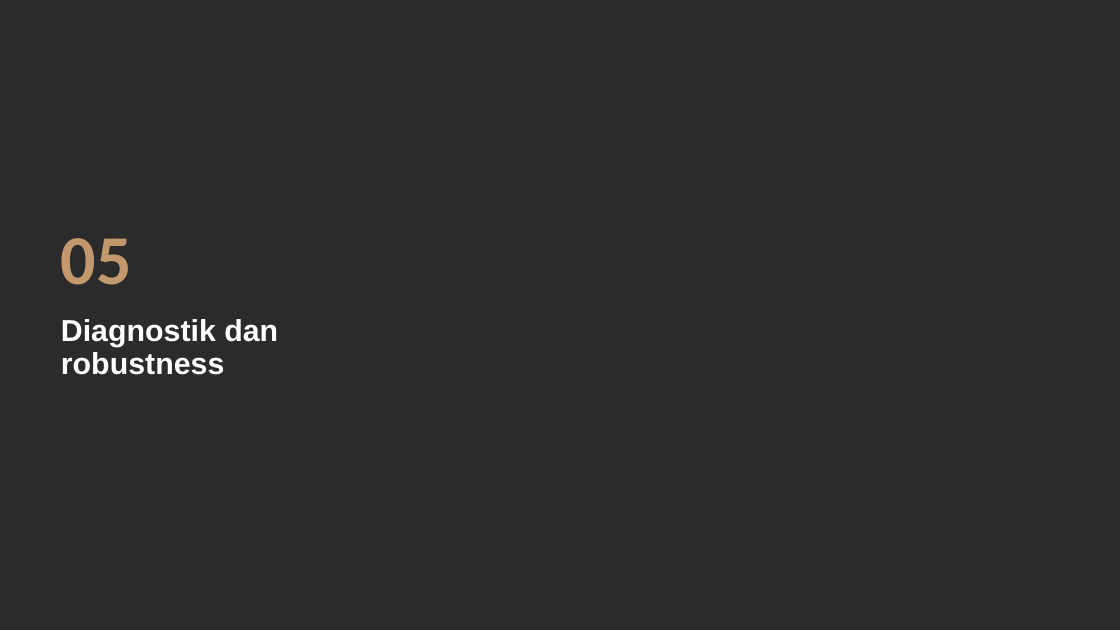
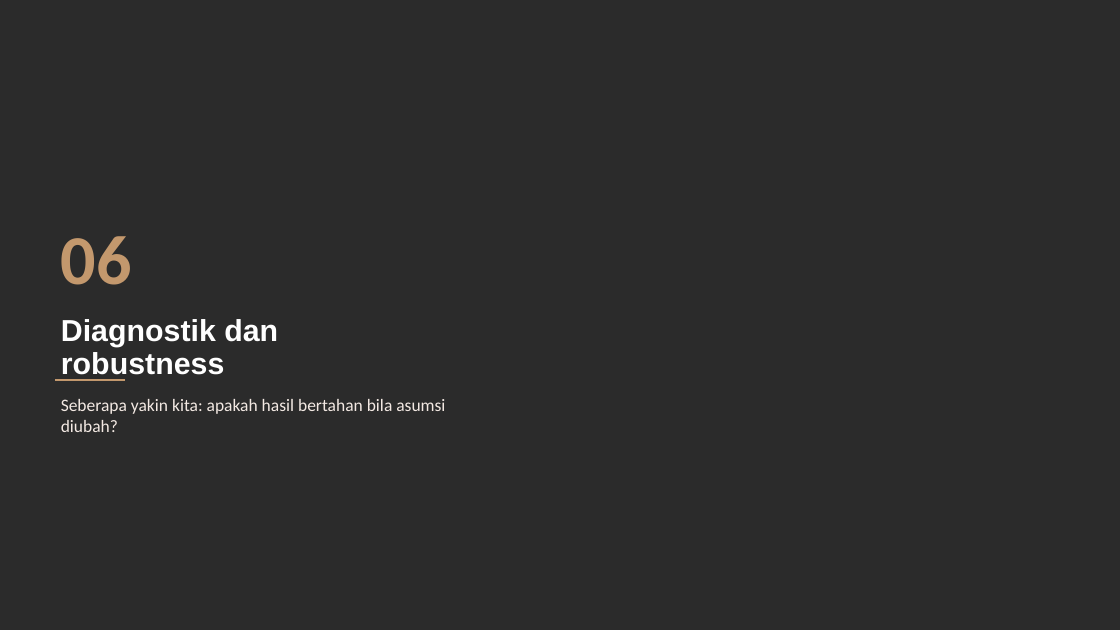
Before and after one commit to muhamadhaikal128/Pengaruh-Depresiasi-Rupiah-Terhadap-Trade-Balance, a slide deck: slide 37 of Haikal/output/3_ppt/Depresiasi_Rupiah_Trade_Balance.pptx (slide 30 before the commit). Drawn at 1120x630 pixels with LibreOffice and Linux fonts; fonts in the diff are those of the drawing; background and template pictures are left out; a plain dark background stands for a picture behind light text. Boxes give left, top, right and bottom in pixels: in the first picture for what was removed or moved away, otherwise in the second. Text is boxed around its words. In the diff, an @@ line names an element or a change of style, - is before the commit and + after.

```diff
--- a/Haikal/output/3_ppt/Depresiasi_Rupiah_Trade_Balance.pptx
+++ b/Haikal/output/3_ppt/Depresiasi_Rupiah_Trade_Balance.pptx
@@ text at <box>61,236,132,285</box>: text changed @@
-05
+06
@@ line added from (55, 381) to (125, 381), #C3986D 2 pt @@
@@ text added at <box>61,399,445,432</box>, 15 pt, text #F3E9E3 @@
+Seberapa yakin kita: apakah hasil bertahan bila asumsi diubah?
```
Also in this commit, not shown: 31 other slides changed, 13 slides added, 5 slides removed, 29 other files.
